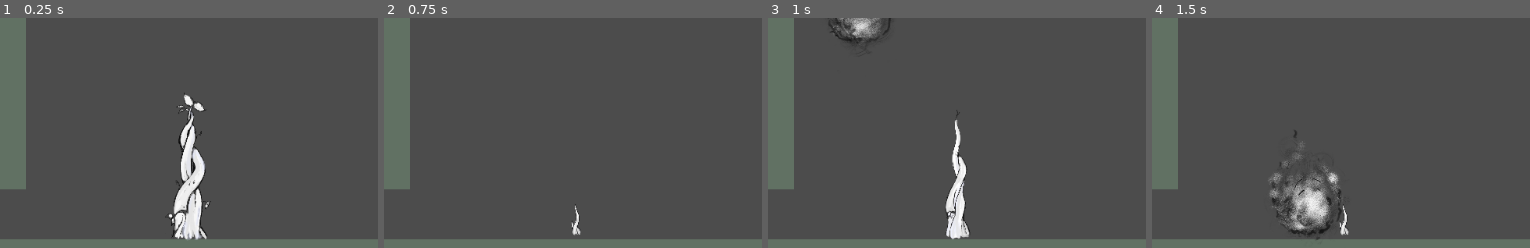
Above: before the commit, frames 1-4 (left to right).
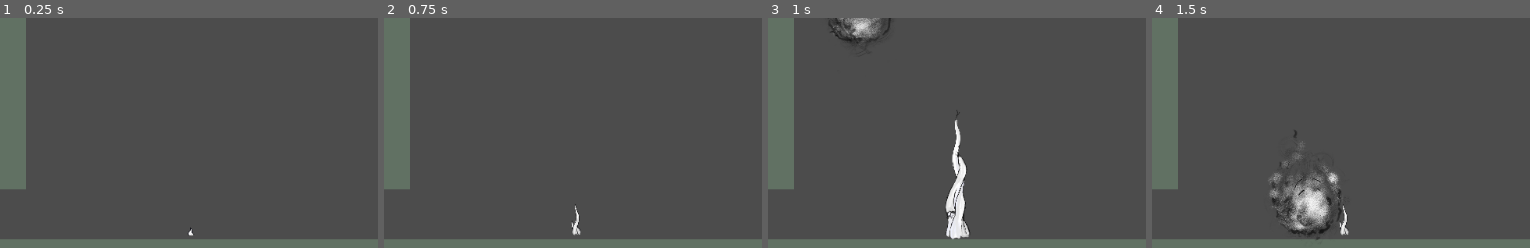
Above: after the commit, the same moments.

Repository: Seibaah/GGJ_MTL2020
Game: Godot game, scene res://World.tscn
Two runs of this game, one before a commit and one after it. Both use one fixed random seed, a clock stepped at 60 frames per second and the inputs below.
Inputs:
- Up to frame 1 (0.25 s): no input
- Up to frame 2 (0.75 s): hold Right (move_right) from 0.53 s (still down); hold Down (plant_seed) from 0.53 s (still down)
- Up to frame 3 (1 s): keep holding Right (move_right); keep holding Down (plant_seed); tap Up (jump) at 0.77 s
- Up to frame 4 (1.5 s): keep holding Right (move_right); release Down (plant_seed) at 1.28 s; tap Down (plant_seed) at 1.35 s
The pictures show only the part of the screen within x 30-80%, y 49-99%; the shares and areas given below are measured in that part.

The runs differ from the first frame. In frame 1, 3.1% of the frame differs, in the area x 44-56%, y 32-97%; in frame 2, nothing differs; in frame 3, nothing differs; in frame 4, nothing differs.

Commit message:
added spirit spritesheet

Diff:
--- a/Vine.tscn
+++ b/Vine.tscn
@@ -55,9 +55,8 @@
 "values": [ Vector2( -6.13358, -27.0131 ), Vector2( 8.164, -102.639 ), Vector2( 9.331, -136.464 ), Vector2( 0.739, -212.358 ), Vector2( -18.788, -365.782 ), Vector2( -18.788, -365.782 ), Vector2( 6.356, -440.342 ) ]
 }
 
-[sub_resource type="CapsuleShape2D" id=1]
-radius = 69.67
-height = 765.931
+[sub_resource type="CapsuleShape2D" id=2]
+radius = 14.6489
 
 [node name="Vine" type="KinematicBody2D"]
 position = Vector2( 0.0322876, 4.15796 )
@@ -65,15 +64,14 @@
 script = ExtResource( 8 )
 
 [node name="AnimationPlayer" type="AnimationPlayer" parent="."]
-anims/grow = SubResource( 3 )
+anims/grow = SubResource( 1 )
 
 [node name="vinesprite" type="Sprite" parent="."]
 position = Vector2( 11.3503, -386.769 )
 texture = ExtResource( 1 )
 vframes = 2
 hframes = 4
-frame = 3
 
 [node name="CollisionShape2D" type="CollisionShape2D" parent="."]
-position = Vector2( 6.356, -440.342 )
-shape = SubResource( 1 )
+position = Vector2( -6.13358, -27.0131 )
+shape = SubResource( 2 )
Binary file removed: Assets/Sprites/Spirit_tilesheet.png
Binary file added: Assets/Sprites/growSpotspritesheet.png
Binary file added: Assets/Sprites/spiritSpritesheet.png
Binary file added: Assets/Sprites/spiritSpritesheet_reverse.png
Not shown: 1 places in Vine.tscn that only renumber resources
